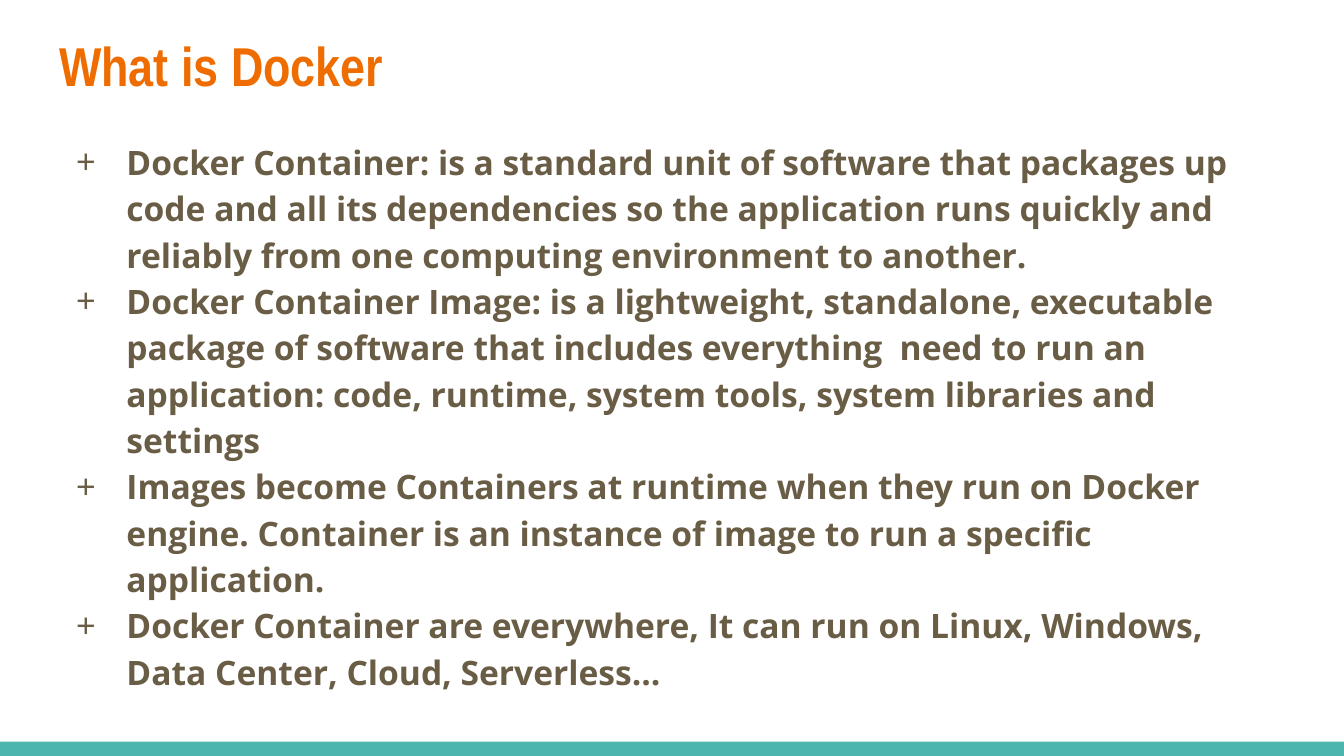
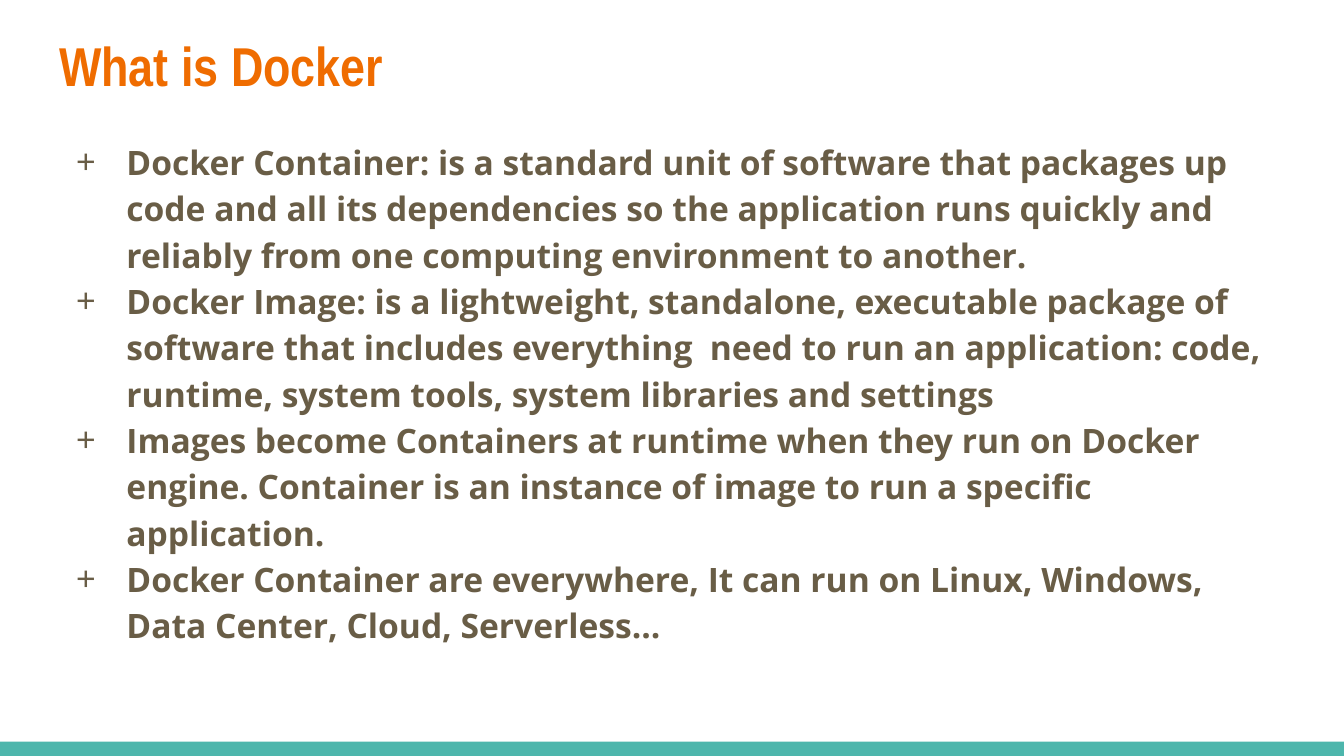
Before and after one commit to dinhhung09138/Learning-Example, a slide deck: slide 5 of docker/Docker - 01 - Basic.pptx (slide 4 before the commit). Drawn at 1344x756 pixels with LibreOffice and Linux fonts; fonts in the diff are those of the drawing. Boxes give left, top, right and bottom in pixels: in the first picture for what was removed or moved away, otherwise in the second. Text is boxed around its words. In the diff, an @@ line names an element or a change of style, - is before the commit and + after.

Commit message:
Docker introduction

```diff
--- a/docker/Docker - 01 - Basic.pptx
+++ b/docker/Docker - 01 - Basic.pptx
@@ text at (x1=126, y1=288, x2=1260, y2=415): text changed @@
-+ Docker Container Image: is a lightweight, standalone, executable package of software that includes everything need to run an application: code, runtime, system tools, system libraries and settings
++ Docker Image: is a lightweight, standalone, executable package of software that includes everything need to run an application: code, runtime, system tools, system libraries and settings
```
Also in this commit, not shown: 6 other slides changed, 4 slides added.
